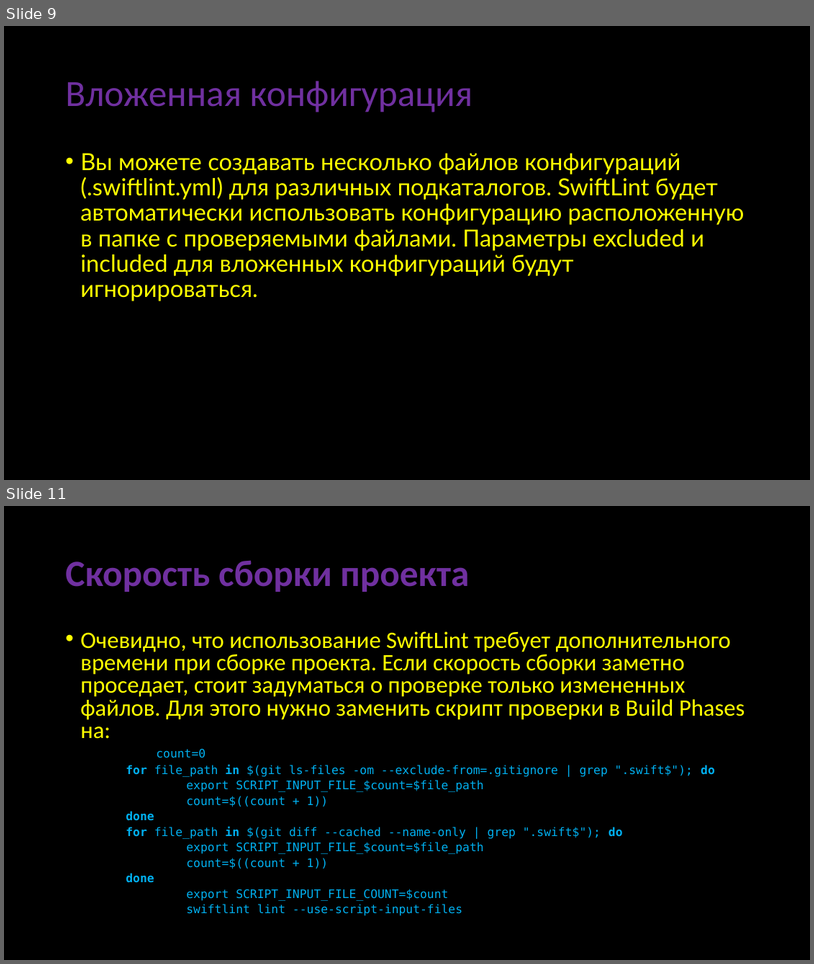
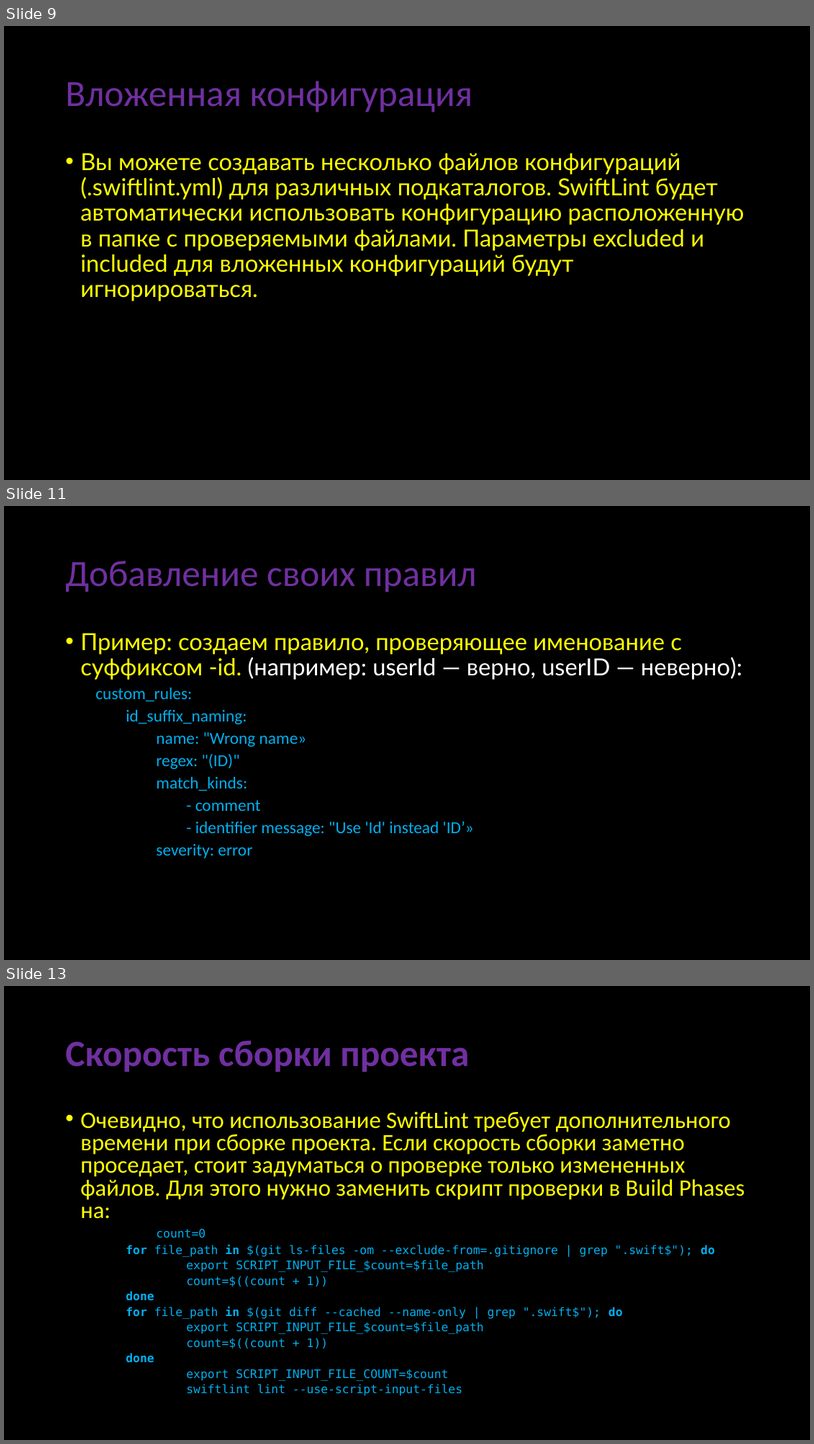
Before and after one commit to abrosov-sergey/HSE-KPV-IOS-2022-23, a slide deck: Presentation/SwiftLint-Abrosov.pptx. Shown one above the other, each under a label of ours: slides 9 and 11 before the commit, slides 9, 11 and 13 after it; the slides between them are not shown. The pictures are 814x964 and 814x1444 pixels, drawn with LibreOffice and Linux fonts; fonts in the diff are those of the drawing. Boxes give left, top, right and bottom in pixels: in the first picture for what was removed or moved away, otherwise in the second. Text is boxed around its words. In the diff, an @@ line names an element or a change of style, - is before the commit and + after.

```diff
--- a/Presentation/SwiftLint-Abrosov.pptx
+++ b/Presentation/SwiftLint-Abrosov.pptx
@@ slide 11 added at box(4, 506, 810, 960), background #000000 @@
@@ title added at box(65, 561, 477, 592), 44 pt, text #7030A0 @@
+Добавление своих правил
@@ text added at box(80, 633, 743, 858), 20 pt, text #00B0F0 @@
+• Пример: создаем правило, проверяющее именование с суффиксом -id. (например: userId — верно, userID — неверно):
+  custom_rules:
+    id_suffix_naming:
+      name: "Wrong name»
+      regex: "(ID)"
+      match_kinds:
+        - comment
+        - identifier message: "Use 'Id' instead 'ID’»
+      severity: error
@@ what was slide 11 is now slide 13 @@
```
Also in this commit, not shown: 1 slide changed, 1 other slide added, 1 other file.
